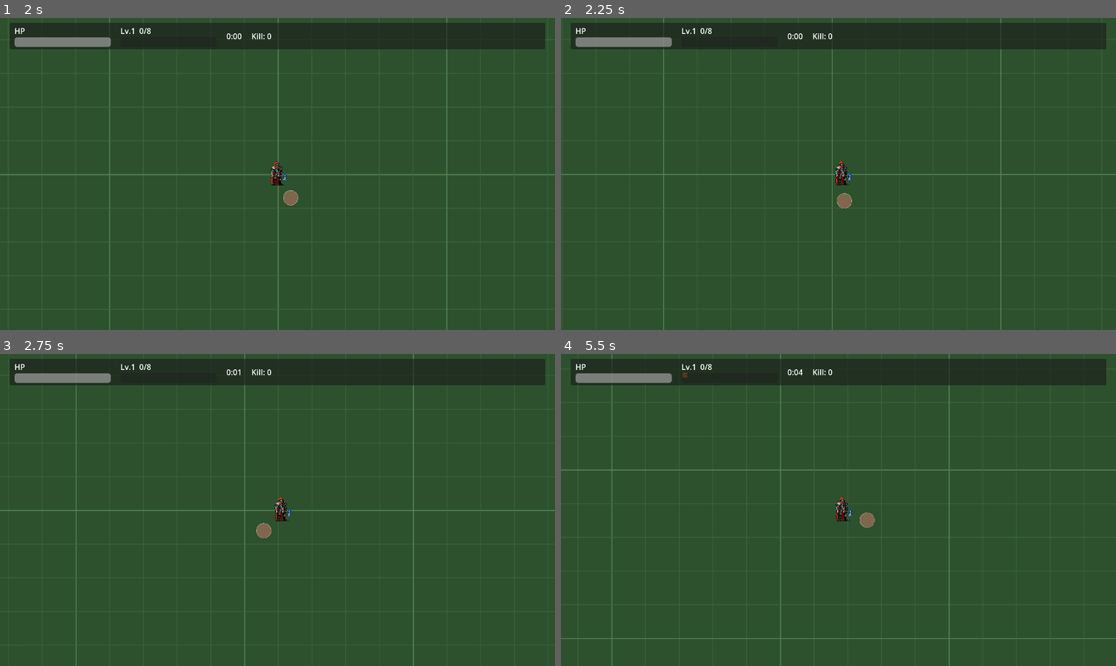
Above: before the commit, frames 1-4 (two rows, left to right).
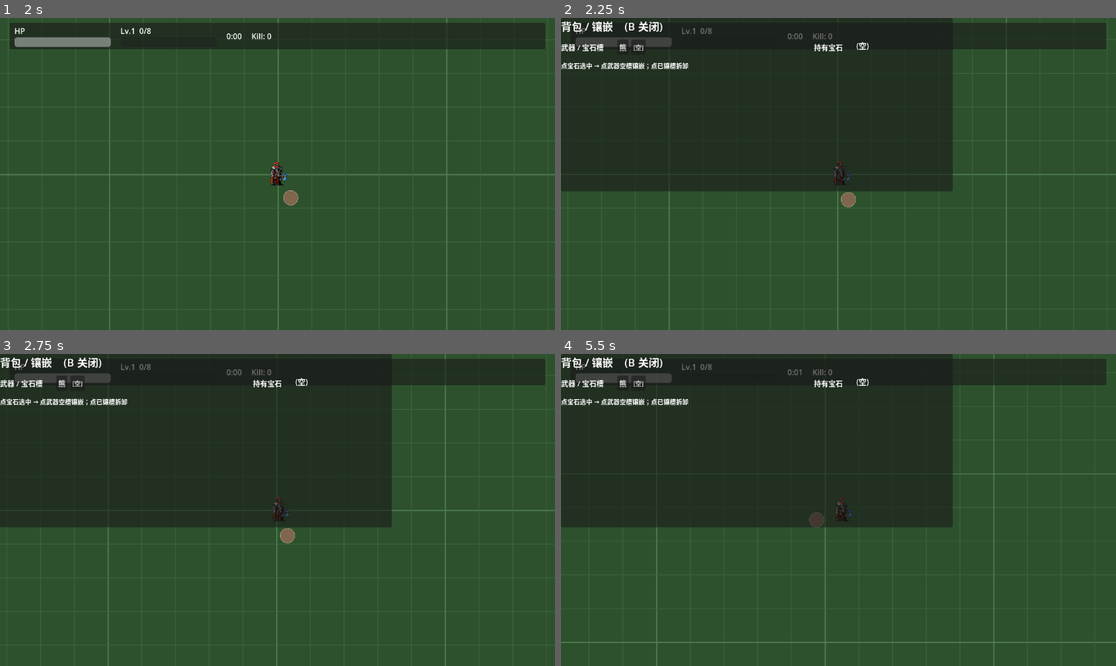
Above: after the commit, the same moments.

Repository: XxRa1n/demo-01
Game: Godot game, scene res://scenes/entry.tscn
The game is run twice, just before and just after one commit, with the same random seed, the same clock (stepped at 60 frames per second) and the same inputs.
Inputs (mouse positions are in pixels of both pictures, inside the frame that each line leads up to):
- Up to frame 1 (2 s): click "开始游戏" at 0.5 s; click "选择" at 1.25 s
- Up to frame 2 (2.25 s): tap Enter at 2 s; move the mouse to (960, 158) at 2.02 s; hold D (move_right) from 2.03 s (still down); tap B at 2.1 s
- Up to frame 3 (2.75 s): keep holding D (move_right)
- Up to frame 4 (5.5 s): release D (move_right) at 2.75 s; click (638, 382) at 2.75 s, where only the run after the commit has a clickable "[空]"; click (622, 382) at 3.5 s, where only the run after the commit has a clickable "熊"; move the mouse to (727, 525) at 4.27 s; hold S (move_down) 4.28-5.03 s; tap B at 4.35, 5.3 s; move the mouse to (894, 441) at 5.02 s; hold D (move_right) from 5.03 s (still down); tap 1 at 5.1 s

Frame 1 is identical in both runs. In frame 2, 35% of the frame differs, in the area x 0-98%, y 0-100%; in frame 3, 35%; in frame 4, 35%, in the area x 0-100%, y 0-100%.

Commit message:
feat: 宝石掉落 + 背包镶嵌 UI（Phase 6，全部阶段完成）
- effects/gem_drop.gd/.tscn：敌人掉落的宝石拾取物（磁吸，颜色随宝石类型），仿 xp_gem
- 玩家 gem_inventory + add_gem；enemy_spawner._on_enemy_died 掉宝石（boss 必掉，普通 8%）
- ui/gem_inventory_controller.gd：B 键开关的背包/镶嵌面板（代码构建，挂 UILayer）；点宝石选中→点空槽镶嵌，点已镶槽拆卸
- 修复 weapon_flamethrower/dragon 重复声明 const DamageInfo（已由 WeaponBase 提供）
- 验证：7 杀掉落 1 宝石并拾取 picked=1；面板实例化无报错
- 至此 Phase 1-7 全部完成：伤害管线/暴击吸血斩杀/元素状态/反应引擎/18 宝石/掉落镶嵌UI/21 武器

Co-Authored-By: Claude <noreply@anthropic.com>

Diff:
--- a/autoload/enemy_spawner.gd
+++ b/autoload/enemy_spawner.gd
@@ -7,6 +7,7 @@
 const DEFAULT_WARN: float = 0.6  # 普通敌人生成预警时长（秒）
 const BOSS_WARN: float = 1.0  # Boss 生成预警时长（秒，给玩家更多反应时间）
 const BURST_MAX_CAP: int = 12  # 单次成簇生成的敌人数量上限（原 8）
+const GEM_DROP_CHANCE: float = 0.08  # 普通敌人死亡掉落宝石的概率（boss 必掉）
 
 # ─── 敌人注册表 ────────────────────────────────────────────────────
 # 每种敌人 = 一个独立场景 + 一个独立脚本（脚本里的 const CONFIG 是该敌人的单一数据源）。
@@ -61,6 +62,7 @@
 ## 场景引用
 var xp_gem_scene: PackedScene
 var spawn_warning_scene: PackedScene
+const gem_drop_scene: PackedScene = preload("res://effects/gem_drop.tscn")
 
 ## 预警特效容器（挂在 GameWorld 下与 Enemies 同级；重启后随场景重载，惰性重取）
 var _warnings_container: Node2D = null
@@ -284,7 +286,7 @@
 		_schedule_spawn(escort_kind, KIND_SCRIPTS[escort_kind].CONFIG, stat_scale, get_spawn_position_ring(), DEFAULT_WARN)
 
 
-## 敌人死亡回调 → 按原型掉落多颗 XP 宝石
+## 敌人死亡回调 → 按原型掉落多颗 XP 宝石；boss 必掉宝石，普通敌人按概率掉。
 func _on_enemy_died(pos: Vector2, drop_count: int) -> void:
 	if not xp_gems_container:
 		return
@@ -292,3 +294,10 @@
 		var gem: Area2D = xp_gem_scene.instantiate()
 		gem.global_position = pos + Vector2(randf_range(-6.0, 6.0), randf_range(-6.0, 6.0))
 		xp_gems_container.call_deferred("add_child", gem)
+	# 宝石掉落：boss(drop_count>=50) 必掉，否则 GEM_DROP_CHANCE 概率
+	if drop_count >= 50 or randf() < GEM_DROP_CHANCE:
+		var ids := gem_registry.all_ids()
+		var d: Area2D = gem_drop_scene.instantiate()
+		d.gem_id = ids[randi() % ids.size()]
+		d.global_position = pos + Vector2(randf_range(-8.0, 8.0), randf_range(-8.0, 8.0))
+		xp_gems_container.call_deferred("add_child", d)
--- /dev/null
+++ b/effects/gem_drop.gd
@@ -0,0 +1,59 @@
+extends Area2D
+
+## 宝石掉落物（敌人死亡掉落）：磁吸拾取，进玩家宝石库存。
+## 仿 xp_gem 的磁吸/拾取模式；颜色随宝石类型变化。
+
+var gem_id: StringName = &""
+var magnet_speed: float = 420.0
+var is_attracted: bool = false
+
+@onready var sprite: Sprite2D = $Sprite2D
+
+
+func _ready() -> void:
+	var img := Image.create(10, 10, false, Image.FORMAT_RGBA8)
+	img.fill(_color())
+	sprite.texture = ImageTexture.create_from_image(img)
+
+
+## 颜色：元素宝石用元素色，其余按类别（金=全局 / 银=fire_mod）。
+func _color() -> Color:
+	var d: Dictionary = gem_registry.get_def(gem_id)
+	match d.get("cat", null):
+		gem_registry.Cat.ELEMENT:
+			return _element_color()
+		gem_registry.Cat.GLOBAL, gem_registry.Cat.GLOBAL_FLAG:
+			return Color(1.0, 0.82, 0.25)
+		_:
+			return Color(0.8, 0.8, 0.85)
+
+
+func _element_color() -> Color:
+	# 元素宝石在 registry 里带 element 字段
+	var el: int = int(gem_registry.get_def(gem_id).get("element", 0))
+	match el:
+		1: return Color(1.0, 0.4, 0.2)   # FIRE
+		2: return Color(0.3, 0.6, 1.0)   # WATER
+		3: return Color(0.7, 0.9, 1.0)   # ICE
+		4: return Color(0.9, 0.9, 1.0)   # LIGHTNING
+		5: return Color(0.5, 1.0, 0.4)   # GRASS
+		_: return Color(1.0, 0.82, 0.25)
+
+
+func _physics_process(delta: float) -> void:
+	if game_manager.game_over or game_manager.is_paused:
+		return
+	if not game_manager.player:
+		return
+
+	var player_pos := game_manager.player.global_position
+	var dist: float = global_position.distance_to(player_pos)
+	if dist <= game_manager.player.pickup_range:
+		is_attracted = true
+
+	if is_attracted:
+		var direction := (player_pos - global_position).normalized()
+		global_position += direction * magnet_speed * delta
+		if dist < 16.0:
+			game_manager.player.add_gem(gem_id)
+			queue_free()
--- /dev/null
+++ b/effects/gem_drop.tscn
@@ -0,0 +1,16 @@
+[gd_scene load_steps=3 format=3]
+
+[ext_resource type="Script" path="res://effects/gem_drop.gd" id="1_drop"]
+
+[sub_resource type="CircleShape2D" id="CircleShape2D_drop"]
+radius = 6.0
+
+[node name="GemDrop" type="Area2D"]
+collision_layer = 8
+collision_mask = 0
+script = ExtResource("1_drop")
+
+[node name="CollisionShape2D" type="CollisionShape2D" parent="."]
+shape = SubResource("CircleShape2D_drop")
+
+[node name="Sprite2D" type="Sprite2D" parent="."]
--- a/scripts/main.gd
+++ b/scripts/main.gd
@@ -12,6 +12,10 @@
 func _ready() -> void:
 	var player = PlayerScene.instantiate()
 	game_world.add_child(player)
+	# 背包 / 镶嵌面板（代码构建，挂 UILayer；B 键开关）
+	var gi = preload("res://ui/gem_inventory_controller.gd").new()
+	gi.name = "GemInventoryPanel"
+	$UILayer.add_child(gi)
 	# 等待玩家 ready 后连接信号
 	await get_tree().process_frame
 	player.damaged.connect(hud._on_player_damaged)
--- a/scripts/player/player_controller.gd
+++ b/scripts/player/player_controller.gd
@@ -23,6 +23,14 @@
 var bloodlust_timer: float = 0.0
 var kill_atk_enabled: bool = false
 var kill_atkspd_enabled: bool = false
+
+## 宝石库存：{ gem_id(StringName): 数量 }。敌人掉落 gem_drop 拾取后累加；镶嵌面板消耗。
+var gem_inventory: Dictionary = {}
+
+
+## 拾取一颗宝石（gem_drop 调用）。
+func add_gem(gem_id: StringName) -> void:
+	gem_inventory[gem_id] = int(gem_inventory.get(gem_id, 0)) + 1
 
 ## 无敌帧
 var is_invincible: bool = false
--- a/scripts/weapon/weapon_dragon.gd
+++ b/scripts/weapon/weapon_dragon.gd
@@ -3,7 +3,6 @@
 ## 龙（Minion·Follower）：跟随玩家的中距吐息 AoE，附火元素（点燃）。
 ## L5 三条火焰路径（近似为更大 AoE + 更多数量）。
 
-const DamageInfo = preload("res://scripts/combat/damage_info.gd")
 const Minion = preload("res://effects/minion.gd")
 
 const LEVEL_DATA: Array = [
--- a/scripts/weapon/weapon_flamethrower.gd
+++ b/scripts/weapon/weapon_flamethrower.gd
@@ -3,7 +3,6 @@
 ## 喷火（Shockwave·扇形 + 火）：朝最近敌人方向喷出火锥，附火元素（点燃）。
 ## L5「地上岩浆区域」留待后续；本批为火锥 + 燃烧附着。
 
-const DamageInfo = preload("res://scripts/combat/damage_info.gd")
 const Shockwave = preload("res://effects/shockwave.gd")
 
 const ARC: float = 1.4  # ~80° 火锥
--- /dev/null
+++ b/ui/gem_inventory_controller.gd
@@ -0,0 +1,181 @@
+extends Control
+
+## 背包 / 镶嵌面板（代码构建，无 .tscn）：B 键开关。
+## 打开时暂停游戏。左栏列出已持有武器 + 宝石槽，右栏列出持有宝石。
+## 操作：点持有宝石选中 → 点武器空槽镶嵌；点已镶宝石槽拆卸（宝石回库）。
+
+var _bg: ColorRect
+var _weapons_box: VBoxContainer
+var _gems_box: VBoxContainer
+
+var _selected_gem: StringName = &""
+
+
+func _ready() -> void:
+	process_mode = Node.PROCESS_MODE_ALWAYS  # 暂停时仍可交互
+	set_anchors_preset(Control.PRESET_FULL_RECT)
+	mouse_filter = Control.MOUSE_FILTER_STOP
+	visible = false
+	_build_ui()
+
+
+func _unhandled_input(event: InputEvent) -> void:
+	if not (event is InputEventKey) or not event.pressed or event.echo:
+		return
+	if event.keycode == KEY_B:
+		_toggle()
+		get_viewport().set_input_as_handled()
+
+
+func _toggle() -> void:
+	if game_manager.game_over:
+		return
+	if visible:
+		close()
+	elif not game_manager.is_paused:  # 升级面板打开时不抢开
+		open()
+
+
+func open() -> void:
+	_selected_gem = &""
+	_rebuild()
+	visible = true
+	get_tree().paused = true
+	game_manager.is_paused = true
+
+
+func close() -> void:
+	visible = false
+	get_tree().paused = false
+	game_manager.is_paused = false
+
+
+func _build_ui() -> void:
+	_bg = ColorRect.new()
+	_bg.color = Color(0.0, 0.0, 0.0, 0.55)
+	_bg.set_anchors_preset(Control.PRESET_FULL_RECT)
+	add_child(_bg)
+
+	var center := CenterContainer.new()
+	center.set_anchors_preset(Control.PRESET_FULL_RECT)
+	add_child(center)
+
+	var panel := PanelContainer.new()
+	panel.custom_minimum_size = Vector2(640, 360)
+	center.add_child(panel)
+
+	var vbox := VBoxContainer.new()
+	vbox.add_theme_constant_override("separation", 12)
+	panel.add_child(vbox)
+
+	var title := Label.new()
+	title.text = "背包 / 镶嵌    (B 关闭)"
+	title.add_theme_font_size_override("font_size", 22)
+	vbox.add_child(title)
+
+	var cols := HBoxContainer.new()
+	cols.add_theme_constant_override("separation", 28)
+	vbox.add_child(cols)
+
+	# 左栏：武器 + 槽
+	var lw := Label.new()
+	lw.text = "武器 / 宝石槽"
+	lw.add_theme_font_size_override("font_size", 15)
+	cols.add_child(lw)
+	_weapons_box = VBoxContainer.new()
+	_weapons_box.add_theme_constant_override("separation", 6)
+	_weapons_box.custom_minimum_size = Vector2(380, 0)
+	cols.add_child(_weapons_box)
+
+	# 右栏：持有宝石
+	var rg := Label.new()
+	rg.text = "持有宝石"
+	rg.add_theme_font_size_override("font_size", 15)
+	cols.add_child(rg)
+	_gems_box = VBoxContainer.new()
+	_gems_box.add_theme_constant_override("separation", 6)
+	_gems_box.custom_minimum_size = Vector2(200, 0)
+	cols.add_child(_gems_box)
+
+	var hint := Label.new()
+	hint.text = "点宝石选中 → 点武器空槽镶嵌；点已镶槽拆卸"
+	hint.add_theme_font_size_override("font_size", 13)
+	vbox.add_child(hint)
+
+
+func _rebuild() -> void:
+	for c in _weapons_box.get_children():
+		c.queue_free()
+	for c in _gems_box.get_children():
+		c.queue_free()
+
+	var weapons: Array = upgrade_manager.get_owned_weapons()
+	if weapons.is_empty():
+		var l := Label.new()
+		l.text = "(尚无武器)"
+		_weapons_box.add_child(l)
+	for w in weapons:
+		_weapons_box.add_child(_make_weapon_row(w))
+
+	var inv: Dictionary = game_manager.player.gem_inventory if (game_manager.player != null) else {}
+	var has_any: bool = false
+	for gem_id in inv:
+		var cnt: int = int(inv[gem_id])
+		if cnt <= 0:
+			continue
+		has_any = true
+		_gems_box.add_child(_make_gem_button(gem_id, cnt))
+	if not has_any:
+		var l := Label.new()
+		l.text = "(空)"
+		_gems_box.add_child(l)
+
+
+func _make_weapon_row(w: Node) -> Control:
+	var row := HBoxContainer.new()
+	row.add_theme_constant_override("separation", 6)
+	var name_btn := Button.new()
+	name_btn.text = w.display_name
+	name_btn.add_theme_font_size_override("font_size", 15)
+	row.add_child(name_btn)
+	for i in w.max_gem_slots:
+		var filled: bool = i < w.gem_slots.size() and w.gem_slots[i] != null
+		var gid = w.gem_slots[i] if filled else null
+		var dname: String = String(gem_registry.get_def(gid).get("display", "空")) if filled else "空"
+		var slot_btn := Button.new()
+		slot_btn.text = "[%s]" % dname
+		slot_btn.add_theme_font_size_override("font_size", 13)
+		slot_btn.pressed.connect(_on_slot_pressed.bind(w, i))
+		row.add_child(slot_btn)
+	return row
+
+
+func _make_gem_button(gem_id: Variant, count: int) -> Button:
+	var btn := Button.new()
+	var d: Dictionary = gem_registry.get_def(gem_id)
+	var mark: String = "  ★" if _selected_gem == gem_id else ""
+	btn.text = "%s ×%d%s" % [String(d.get("display", String(gem_id))), count, mark]
+	btn.add_theme_font_size_override("font_size", 14)
+	btn.pressed.connect(_select_gem.bind(gem_id))
+	return btn
+
+
+func _select_gem(gem_id: Variant) -> void:
+	_selected_gem = gem_id
+	_rebuild()
+
+
+func _on_slot_pressed(w: Node, slot: int) -> void:
+	var filled: bool = slot < w.gem_slots.size() and w.gem_slots[slot] != null
+	if filled:
+		# 拆卸：宝石回库
+		var old = w.unsocket_gem(slot)
+		if old != null and game_manager.player != null:
+			game_manager.player.gem_inventory[old] = int(game_manager.player.gem_inventory.get(old, 0)) + 1
+	elif _selected_gem != &"" and game_manager.player != null:
+		# 镶嵌：消耗一颗选中宝石
+		var cnt: int = int(game_manager.player.gem_inventory.get(_selected_gem, 0))
+		if cnt > 0:
+			game_manager.player.gem_inventory[_selected_gem] = cnt - 1
+			w.socket_gem(slot, _selected_gem)
+	_rebuild()
Not shown, added: effects/gem_drop.gd.uid
Not shown, added: ui/gem_inventory_controller.gd.uid
